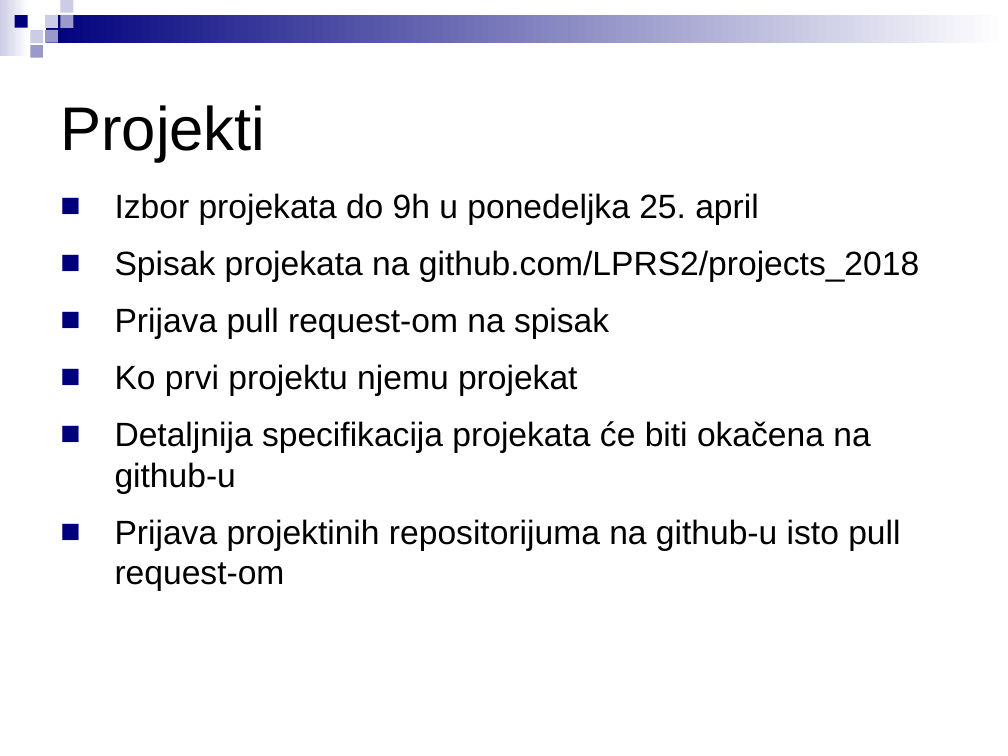
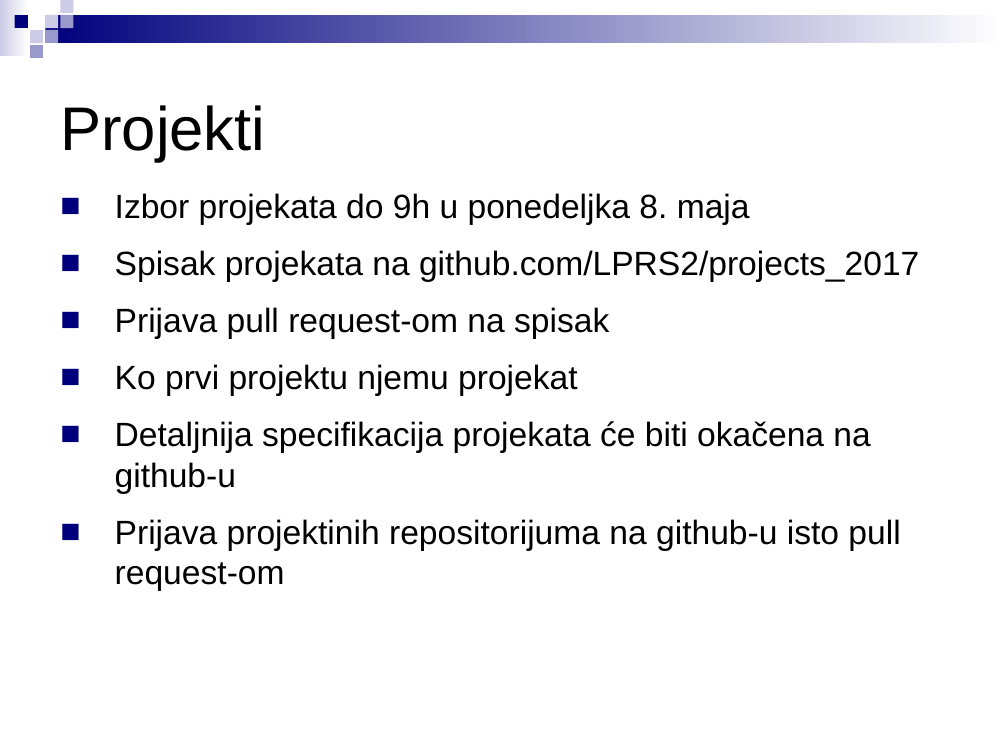
Before and after one commit to stefankoncarevic/projects_2018, a slide deck: slide 2 of LPRS2_projekti.ppt. Drawn at 1008x756 pixels with LibreOffice and Linux fonts; fonts in the diff are those of the drawing. Boxes give left, top, right and bottom in pixels: in the first picture for what was removed or moved away, otherwise in the second. Text is boxed around its words. In the diff, an @@ line names an element or a change of style, - is before the commit and + after.

Commit message:
New project and old reference change.

```diff
--- a/LPRS2_projekti.ppt
+++ b/LPRS2_projekti.ppt
@@ text at <box>115,193,919,282</box>: text changed @@
-■ Izbor projekata do 9h u ponedeljka 25. april
-■ Spisak projekata na github.com/LPRS2/projects_2018
+■ Izbor projekata do 9h u ponedeljka 8. maja
+■ Spisak projekata na github.com/LPRS2/projects_2017
```
Also in this commit, not shown: 21 other slides changed, 1 slide added, 3 slides removed, 1 other file.
